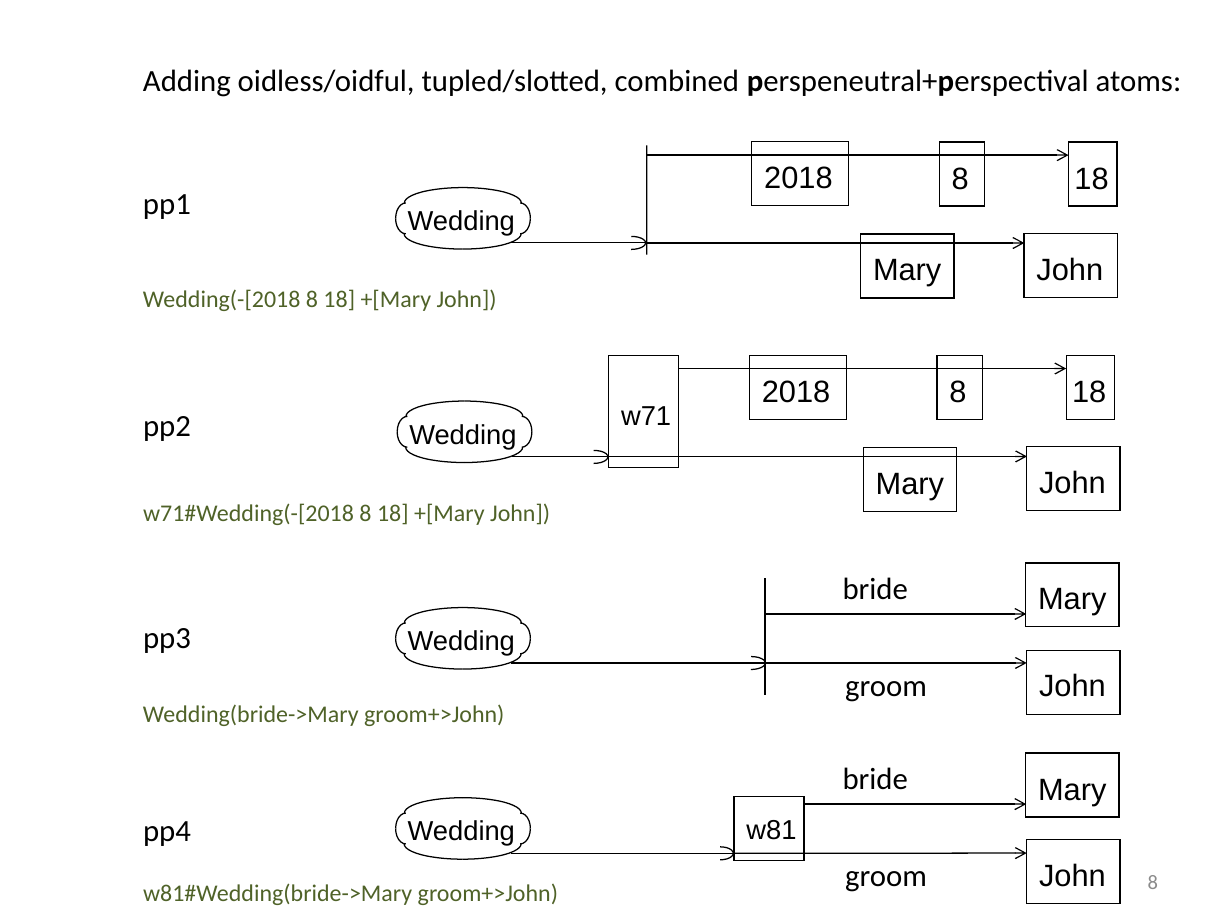
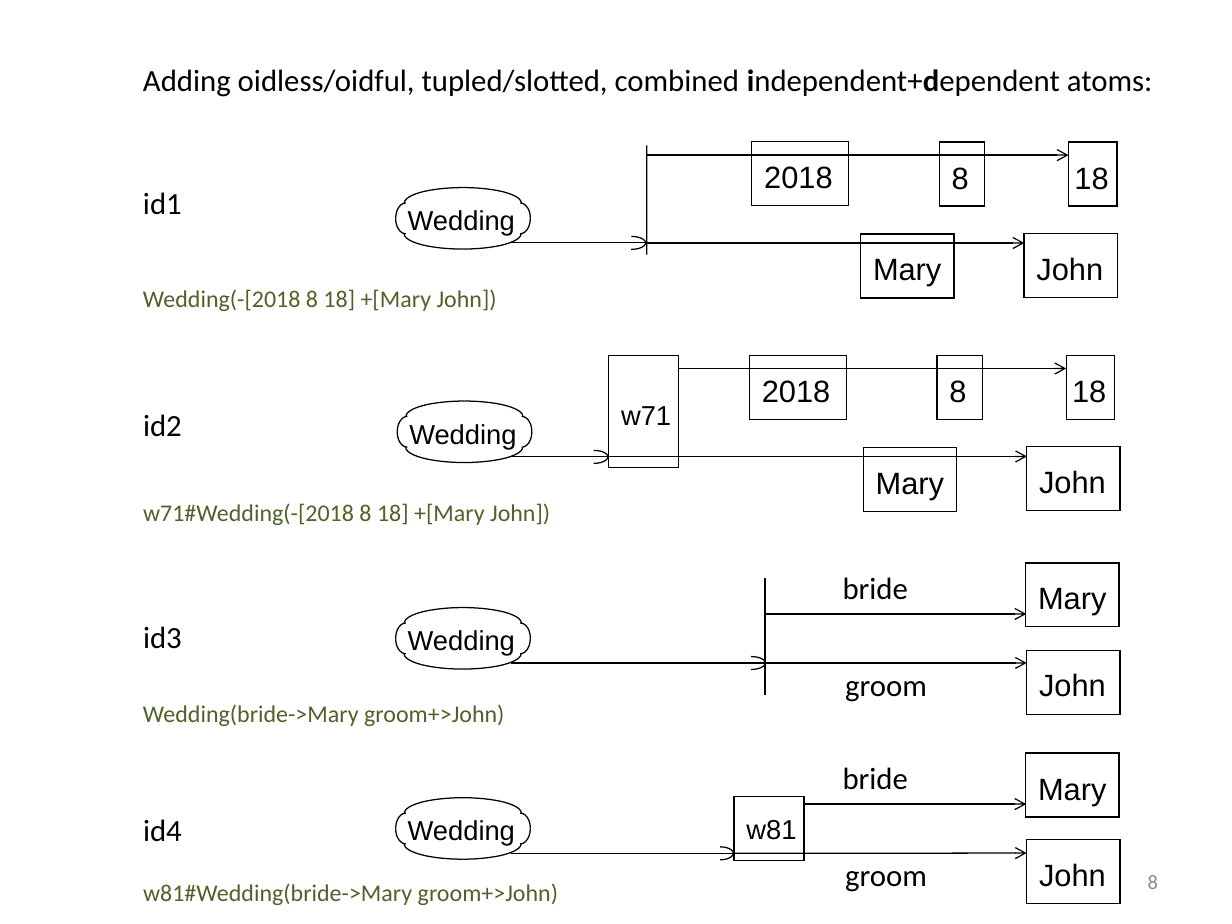
Before and after one commit to RuleML/ruleml-website, a slide deck: slide 8 of talks/PSOAMetamodelGrailogWedding.pptx. Drawn at 1232x924 pixels with LibreOffice and Linux fonts; fonts in the diff are those of the drawing. Boxes give left, top, right and bottom in pixels: in the first picture for what was removed or moved away, otherwise in the second. Text is boxed around its words. In the diff, an @@ line names an element or a change of style, - is before the commit and + after.

```diff
--- a/talks/PSOAMetamodelGrailogWedding.pptx
+++ b/talks/PSOAMetamodelGrailogWedding.pptx
@@ text at [143, 69, 1153, 97]: text changed @@
-Adding oidless/oidful, tupled/slotted, combined perspeneutral+perspectival atoms:
+Adding oidless/oidful, tupled/slotted, combined independent+dependent atoms:
@@ text at [143, 192, 182, 215]: text changed @@
-pp1
+id1
@@ text at [143, 414, 182, 437]: text changed @@
-pp2
+id2
@@ text at [143, 626, 182, 649]: text changed @@
-pp3
+id3
@@ text at [143, 819, 182, 842]: text changed @@
-pp4
+id4
```
Also in this commit, not shown: 15 other slides changed, 1 other file.
